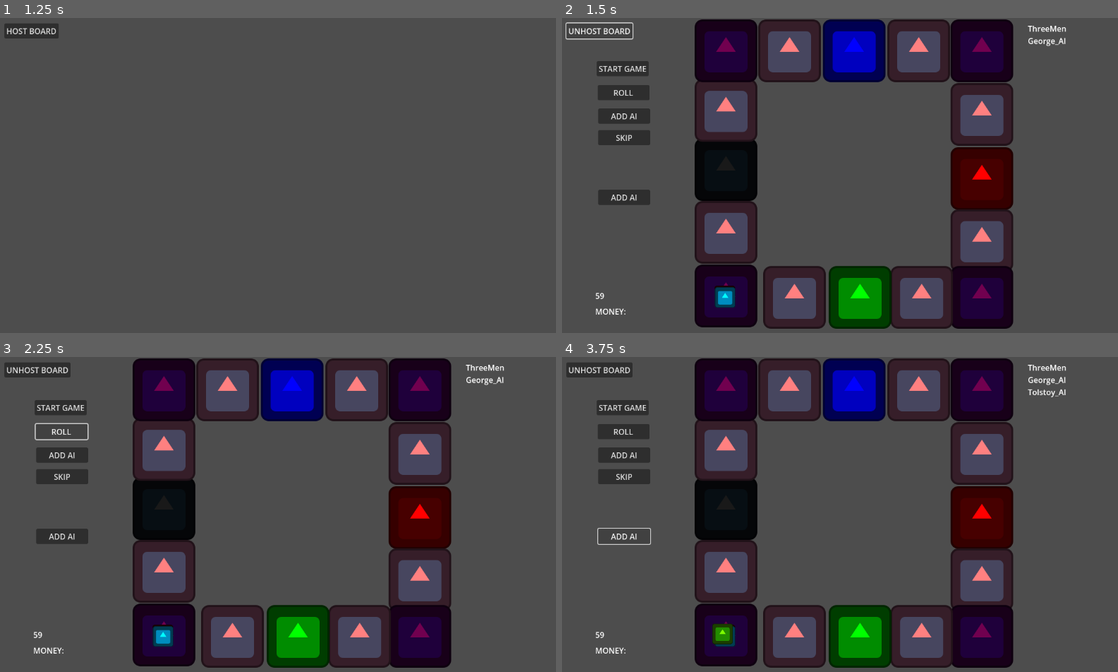
Above: before the commit, frames 1-4 (two rows, left to right).
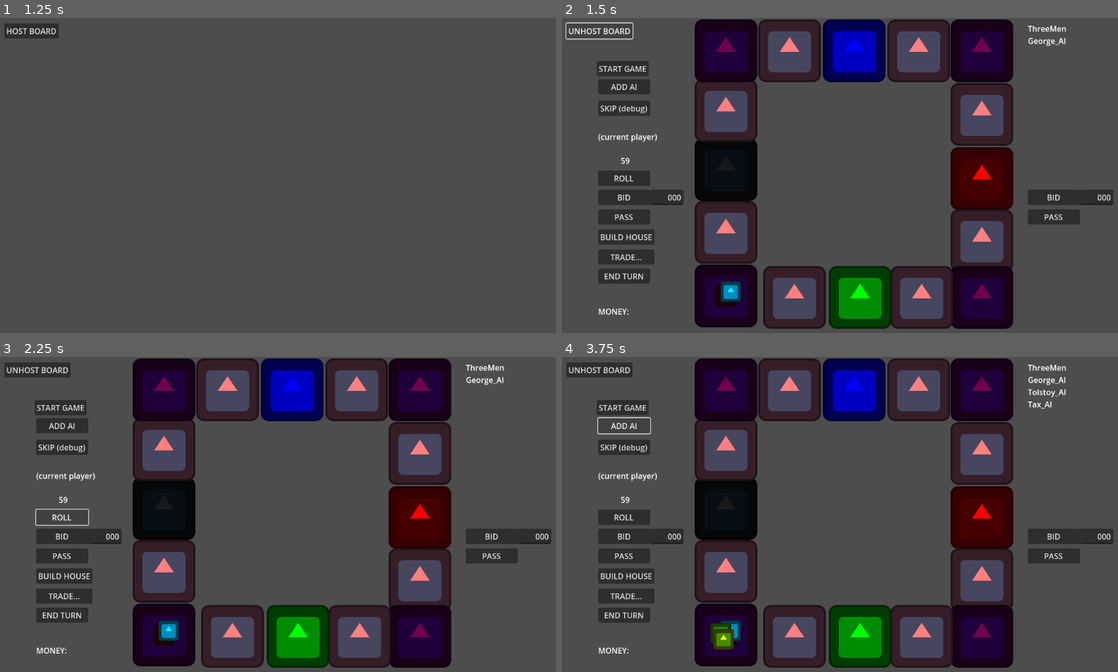
Above: after the commit, the same moments.

Repository: maclark/TheLandlordsGame
Game: Godot game, scene res://Landlord.tscn
The game is run twice, just before and just after one commit, with the same random seed, the same clock (stepped at 60 frames per second) and the same inputs. The engine's default icon, where the game draws it, is replaced by a stand-in: a white triangle on a blue panel in a dark square.
Inputs:
- Up to frame 1 (1.25 s): tap Enter at 0.5 s
- Up to frame 2 (1.5 s): click "HOST BOARD" at 1.25 s
- Up to frame 3 (2.25 s): click "ROLL" at 2 s
- Up to frame 4 (3.75 s): click "ADD AI" at 2.75 s; click "ADD AI" at 3.5 s

Frame 1 is identical in both runs. In frame 2, 5.4% of the frame differs, in the area x 6-100%, y 19-95%; in frame 3, 4.9%; in frame 4, 5.5%, in the area x 6-100%, y 14-95%.
Error before the commit: Invalid access to property or key 'nickname' on a base object of type 'Nil'. (res://scripts/GameBoard.gd:207)

Commit message:
Spreading out player tokens when sharing a square Fixed clicking rolling null ref prior to game start

Diff:
--- a/GameBoard.tscn
+++ b/GameBoard.tscn
@@ -129,42 +129,108 @@
 
 [node name="Skip" type="Button" parent="."]
 offset_left = 74.0
-offset_top = 229.0
-offset_right = 180.0
-offset_bottom = 260.0
-text = "SKIP"
+offset_top = 169.0
+offset_right = 180.0
+offset_bottom = 200.0
+text = "SKIP (debug)"
+
+[node name="AddAI" type="Button" parent="."]
+offset_left = 74.0
+offset_top = 125.0
+offset_right = 180.0
+offset_bottom = 156.0
+text = "ADD AI"
+
+[node name="CurrentPlayerLabel" type="Label" parent="."]
+offset_left = 74.0
+offset_top = 231.0
+offset_right = 195.0
+offset_bottom = 254.0
+text = "(current player)"
 
 [node name="Roll" type="Button" parent="."]
-offset_left = 73.0
-offset_top = 137.0
-offset_right = 179.0
-offset_bottom = 168.0
+offset_left = 74.0
+offset_top = 312.0
+offset_right = 180.0
+offset_bottom = 343.0
 text = "ROLL"
 
-[node name="AddAI" type="Button" parent="."]
-offset_left = 74.0
-offset_top = 185.0
-offset_right = 180.0
-offset_bottom = 216.0
-text = "ADD AI"
-
 [node name="Bid" type="Button" parent="."]
 offset_left = 74.0
 offset_top = 351.0
 offset_right = 180.0
 offset_bottom = 382.0
-text = "ADD AI"
+text = "BID"
+
+[node name="LineEdit" type="LineEdit" parent="Bid"]
+layout_mode = 0
+offset_left = 106.0
+offset_right = 174.563
+offset_bottom = 31.0
+text = "000"
+alignment = 2
+
+[node name="Pass" type="Button" parent="."]
+offset_left = 74.0
+offset_top = 391.0
+offset_right = 180.0
+offset_bottom = 422.0
+text = "PASS"
+
+[node name="BuildHouse" type="Button" parent="."]
+offset_left = 74.0
+offset_top = 432.0
+offset_right = 189.0
+offset_bottom = 463.0
+text = "BUILD HOUSE"
+
+[node name="Trade" type="Button" parent="."]
+offset_left = 74.0
+offset_top = 473.0
+offset_right = 189.0
+offset_bottom = 504.0
+text = "TRADE..."
+
+[node name="EndTurn" type="Button" parent="."]
+offset_left = 74.0
+offset_top = 512.0
+offset_right = 180.0
+offset_bottom = 543.0
+text = "END TURN"
 
 [node name="MoneyLabel" type="Label" parent="."]
-offset_left = 68.0
+offset_left = 74.0
 offset_top = 588.0
-offset_right = 135.0
+offset_right = 141.0
 offset_bottom = 611.0
 text = "MONEY: "
 
-[node name="TimeLeft" type="Label" parent="."]
-offset_left = 68.0
-offset_top = 556.0
-offset_right = 135.0
-offset_bottom = 579.0
+[node name="TimeLeftLabel" type="Label" parent="."]
+offset_left = 96.0
+offset_top = 280.0
+offset_right = 163.0
+offset_bottom = 303.0
 text = "59"
+horizontal_alignment = 1
+
+[node name="LocalNonCurrentPlayerBidGroup" type="Node2D" parent="."]
+position = Vector2(952, 351)
+
+[node name="Bid2" type="Button" parent="LocalNonCurrentPlayerBidGroup"]
+offset_right = 106.0
+offset_bottom = 31.0
+text = "BID"
+
+[node name="LineEdit" type="LineEdit" parent="LocalNonCurrentPlayerBidGroup/Bid2"]
+layout_mode = 0
+offset_left = 106.0
+offset_right = 174.563
+offset_bottom = 31.0
+text = "000"
+alignment = 2
+
+[node name="Pass2" type="Button" parent="LocalNonCurrentPlayerBidGroup"]
+offset_top = 40.0
+offset_right = 106.0
+offset_bottom = 71.0
+text = "PASS"
--- a/scripts/GameBoard.gd
+++ b/scripts/GameBoard.gd
@@ -106,6 +106,7 @@
 					current_laps += 1
 				current_player.square = squares[next_square_index]
 				if current_player.square == square_going_to:
+					place_player_token(current_player, square_going_to)
 					process_square(current_player, square_came_from, square_going_to)
 					current_laps = 0
 		Mode.Rolling:
@@ -198,7 +199,7 @@
 	next_turn()
 
 func roll_dice() -> void:
-	if not paused && mode == Mode.Rolling:
+	if not paused && game_started && mode == Mode.Rolling:
 		process_roll(current_player, randi_range(1, 6), randi_range(1, 6))
 	else:
 		print("no rolling dice, game hasn't started!")
@@ -225,12 +226,20 @@
 
 
 func place_player_token(p : Player, square : Square) -> void:
-	var temp_square_width = 10.0 # only the corners are squares, actually
-	var offset = temp_square_width * Vector2(
-		randf_range(-1.0, 1.0),
-		randf_range(-1.0, 1.0)
-	)
-	p.token.position = square.position + offset
+	var neighbors = players.filter(func(n): return n != p and n.square == square)
+	var spread_out = false
+	for i in range(20):
+		spread_out = true
+		p.token.position = square.position + 2.5 * i * Vector2(
+			randf_range(-1.0, 1.0),
+			randf_range(-1.0, 1.0)
+		)
+		for other in neighbors:
+			var dist = p.token.position.distance_to(other.token.position)
+			if dist < 10:
+				spread_out = false
+		if spread_out:
+			break
 
 func pass_go() -> void:
 	print("%s labored on Mother Earth, gained $%d" % [current_player.nickname, labor_on_mother_earth])
Not shown, added: todo.txt
